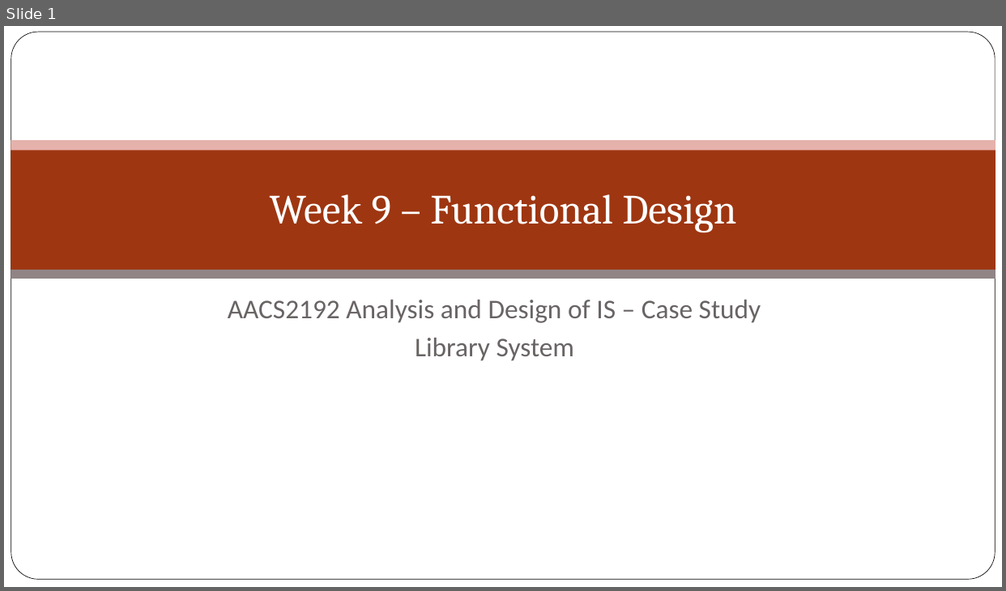
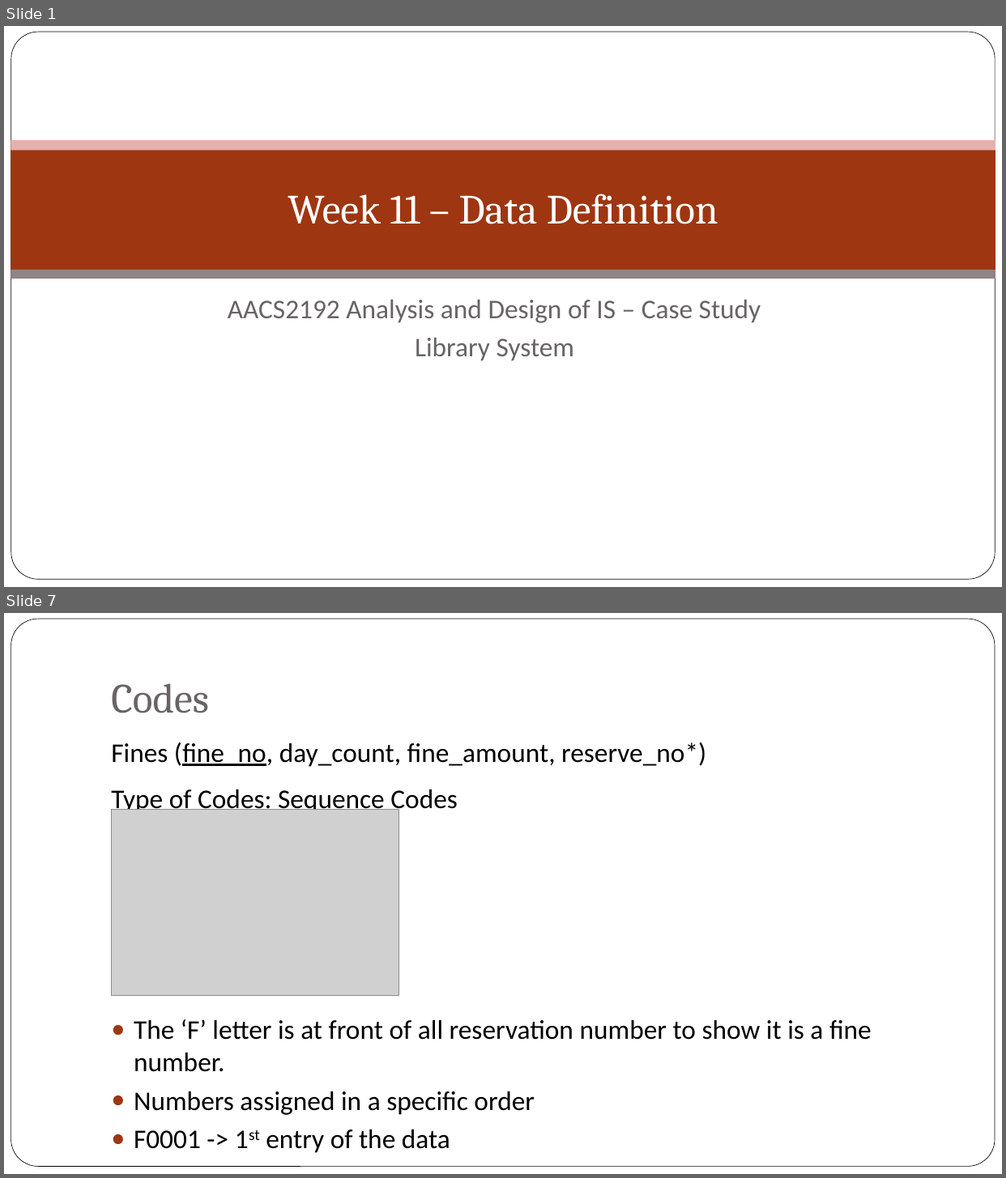
Before and after one commit to jyu1129/Library-System-IS-assignment, a slide deck: Week 9/Week 9 – Functional Design.pptx. Shown one above the other, each under a label of ours: slide 1 before the commit, slides 1 and 7 after it; the slides between them are not shown. The pictures are 1006x591 and 1006x1178 pixels, drawn with LibreOffice and Linux fonts; fonts in the diff are those of the drawing; grey boxes stand for pictures; background and template pictures are left out. Boxes give left, top, right and bottom in pixels: in the first picture for what was removed or moved away, otherwise in the second. Text is boxed around its words. In the diff, an @@ line names an element or a change of style, - is before the commit and + after.

Commit message:
updated week 11 and powerpoint

```diff
--- a/Week 9/Week 9 – Functional Design.pptx
+++ b/Week 9/Week 9 – Functional Design.pptx
@@ slide 7 added at (4, 613, 1002, 1174), background picture (left out) @@
@@ rounded rectangle added at (10, 619, 995, 1167), fill #FFFFFF, outline #000000 0.5 pt @@
@@ title added at (111, 683, 209, 713), 40 pt, text #696464 @@
+Codes
@@ text added at (111, 742, 706, 767), 26 pt, text #000000 @@
+Fines (fine_no, day_count, fine_amount, reserve_no*)
@@ text added at (111, 790, 872, 1153), 26 pt, text #000000 @@
+Type of Codes: Sequence Codes
+● The ‘F’ letter is at front of all reservation number to show it is a fine number.
+● Numbers assigned in a specific order
+● F0001 -> 1st entry of the data
@@ picture added at (111, 810, 398, 995) @@
@@ slide 1 changed as well @@
@@ title at (288, 194, 718, 224): text changed @@
-Week 9 – Functional Design
+Week 11 – Data Definition
```
Also in this commit, not shown: 1 other slide changed, 27 other slides added, 9 slides removed, 2 other files.
